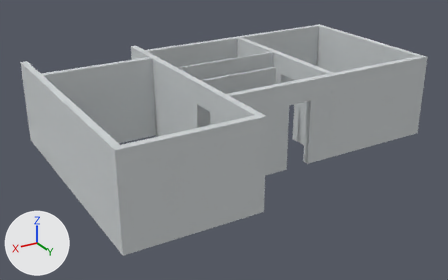
An edit to the glTF model threejs/room-portfolio/public/models/walls.glb, drawn before and after from the same camera.
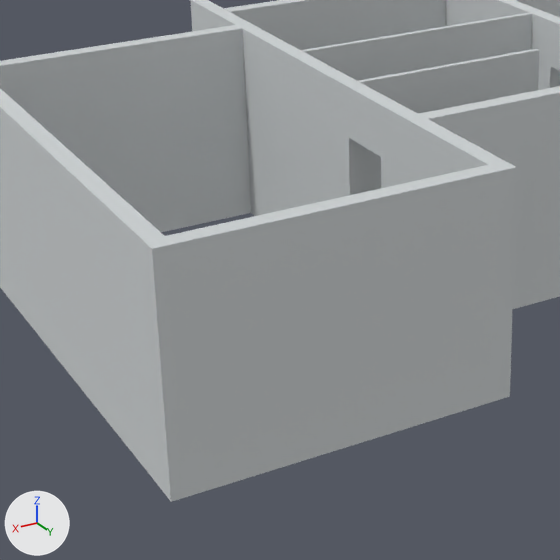
Each version appears first whole from a camera (50 mm lens) standing at (6.08, 14.51, 7.81) and looking at (-2.97, -0.58, 0.26), and next in a close-up on the part from 11% to 64% of the width and 17% to 100% of the height. Arrows for +X, +Y and +Z are at lower left; the lights stay in place. The older version's two pictures come first. Where no turn or scale is listed for an object, it has been applied to the vertices.

The older version as bpy lines, for what is in view:
```python
me_cube_185 = bpy.data.meshes.new('Cube.185')
me_cube_185.from_pydata(...)  # a box spanning x -1.72..1.72, y -0.1..0.1, z -1.3..1.3
me_cube_185.materials.append(mat_wallpaint)  # light grey #ced3d4
me_cube_339 = bpy.data.meshes.new('Cube.339')
me_cube_339.from_pydata(...)  # 16 vertices, 28 faces; spans x -1.73..1.73, y -0.04..0.04, z -1.3..1.3
me_cube_339.materials.append(mat_wallpaint)  # light grey #ced3d4
me_cube_348 = bpy.data.meshes.new('Cube.348')
me_cube_348.from_pydata(...)  # a box spanning x -0.5..0.5, y -0.5..0.5, z -0.5..0.5
me_cube_348.materials.append(mat_wallpaint)  # light grey #ced3d4
ob_cube_018 = bpy.data.objects.new('Cube.018', me_cube_348)
ob_cube_018.location = (0.03, 3.09, 1.2)
ob_cube_018.scale = (3.84, 0.2, 2.6)
ob_cube_136 = bpy.data.objects.new('Cube.136', me_cube_185)
ob_cube_136.location = (-3.63, -3.73, 1.2)
ob_cube_138 = bpy.data.objects.new('Cube.138', me_cube_339)
ob_cube_138.location = (-3.63, -1.48, 1.2)
# also in view: 'Cube.139' at (-3.17, -0.04, 1.2); 'Cube.019' at (1.84, -0.75, 1.2); 'Cube.133' at (-1.8, -0.75, 1.2); 'Cube.017' at (0.03, -2.89, 1.2); 'Cube.135' at (-3.62, 1.4, 1.2)
```
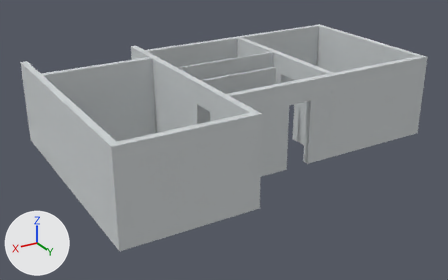
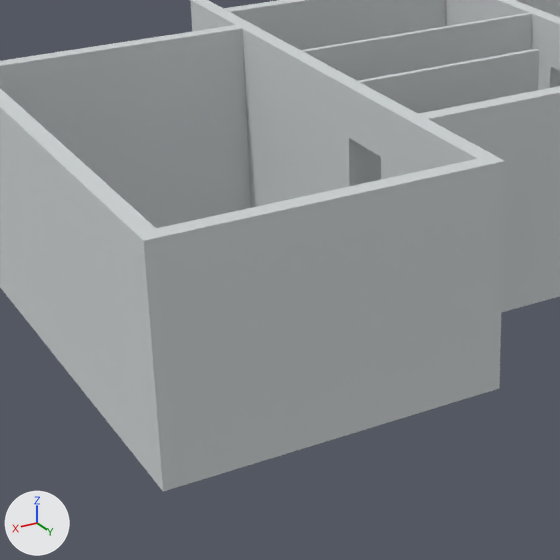
Changed parts and their boxes [x1, y1, x2, y2] in the close-ups (560 x 560 px):
'Cube.018', moved, rescaled (11% narrower)
    before: [143, 161, 517, 502]
    after: [156, 159, 489, 485]

Edits to the bpy script that builds the scene:
```text
Change ob_cube_018:
    ob_cube_018.location: (0.03, 3.09, 1.2) -> (0.03, 2.89, 1.2)
    ob_cube_018.scale: (3.84, 0.2, 2.6) -> (3.44, 0.2, 2.6)
```
